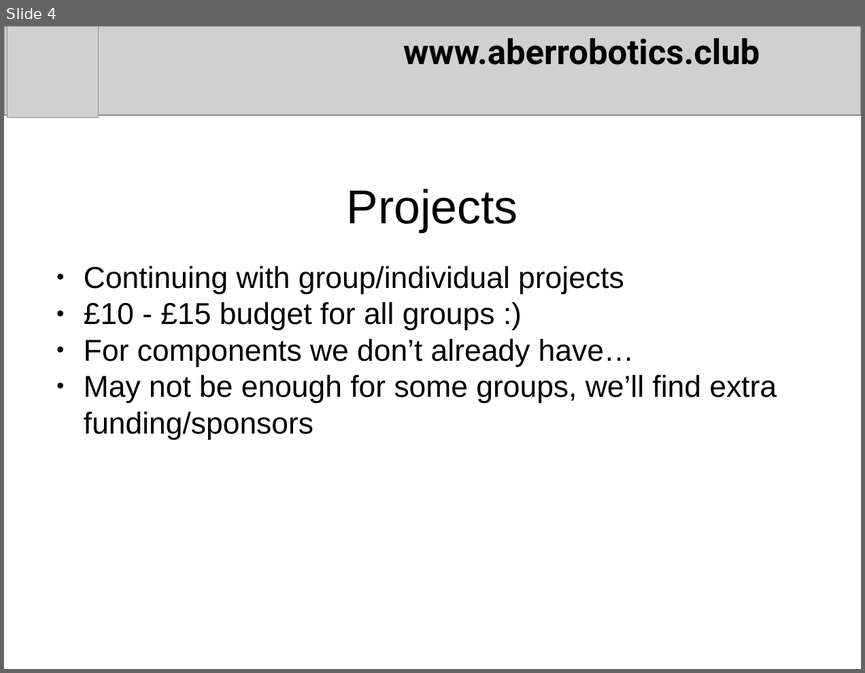
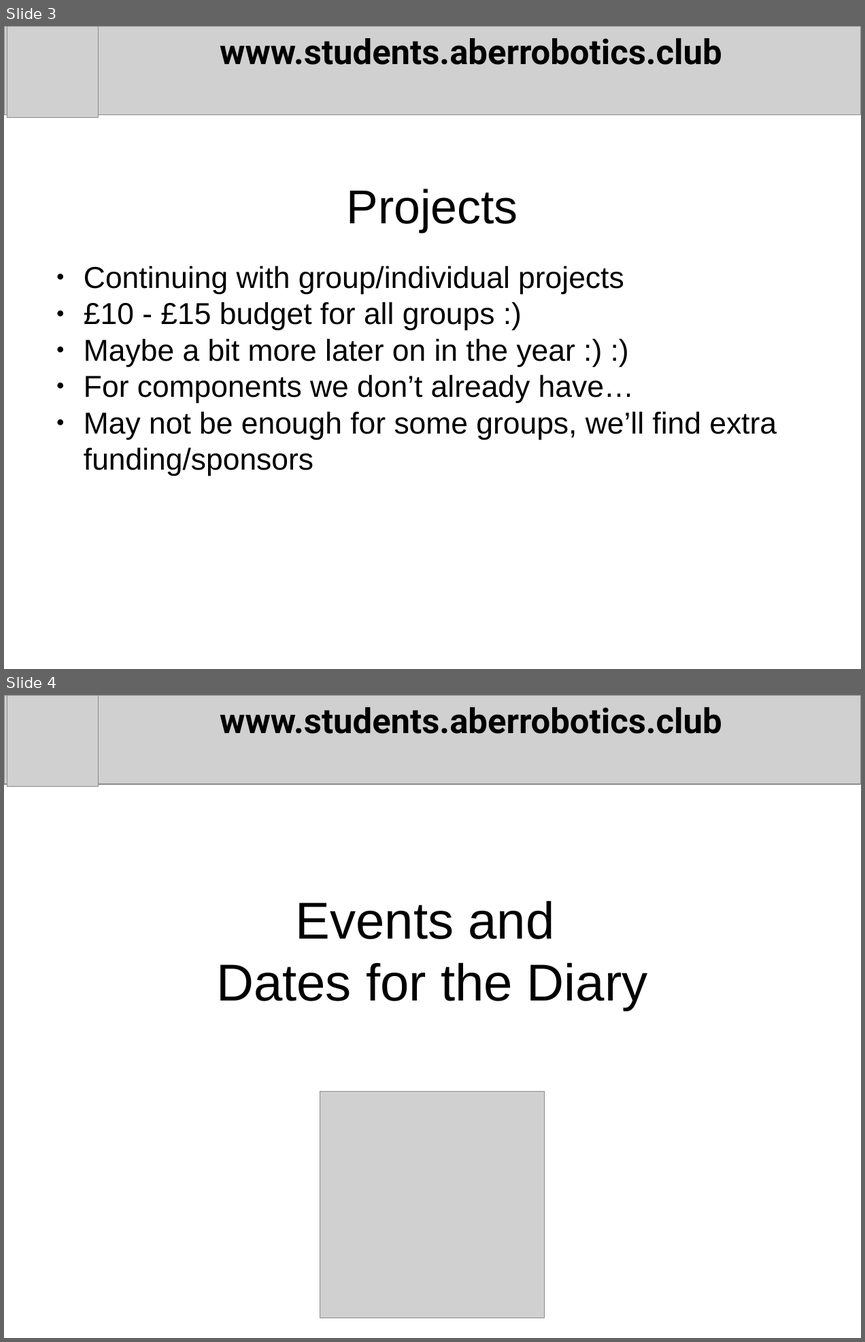
Before and after one commit to arcub/arcub.github.io, a slide deck: news/2018-02-07.pptx. Shown one above the other, each under a label of ours: slide 4 before the commit, slides 3 and 4 after it. The pictures are 865x673 and 865x1342 pixels, drawn with LibreOffice and Linux fonts; fonts in the diff are those of the drawing; grey boxes stand for pictures. Boxes give left, top, right and bottom in pixels: in the first picture for what was removed or moved away, otherwise in the second. Text is boxed around its words. In the diff, an @@ line names an element or a change of style, - is before the commit and + after.

```diff
--- a/news/2018-02-07.pptx
+++ b/news/2018-02-07.pptx
@@ slide 4 added at (4,695,861,1338), background #FFFFFF @@
@@ picture added at (4,695,861,784) @@
@@ picture added at (7,695,98,787) @@
@@ text added at (220,707,721,734), 32 pt, text #000000, bold @@
+www.students.aberrobotics.club
@@ text added at (216,900,648,1011), 48 pt, text #000000 @@
+Events and
+Dates for the Diary
@@ picture added at (320,1091,545,1318) @@
@@ what was slide 4 is now slide 3 @@
@@ slide 3 changed as well @@
@@ text at (220,38,721,65): text changed @@
-www.aberrobotics.club
+www.students.aberrobotics.club
@@ text at (84,338,575,367): paragraph added @@
+● Maybe a bit more later on in the year :) :)
```
Also in this commit, not shown: 5 other slides changed, 3 other slides added.
